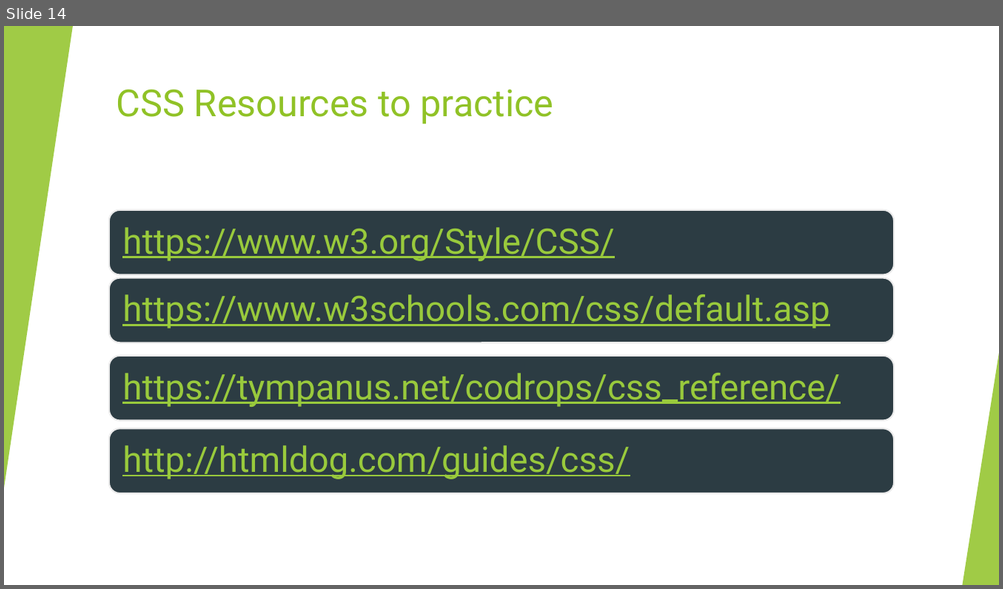
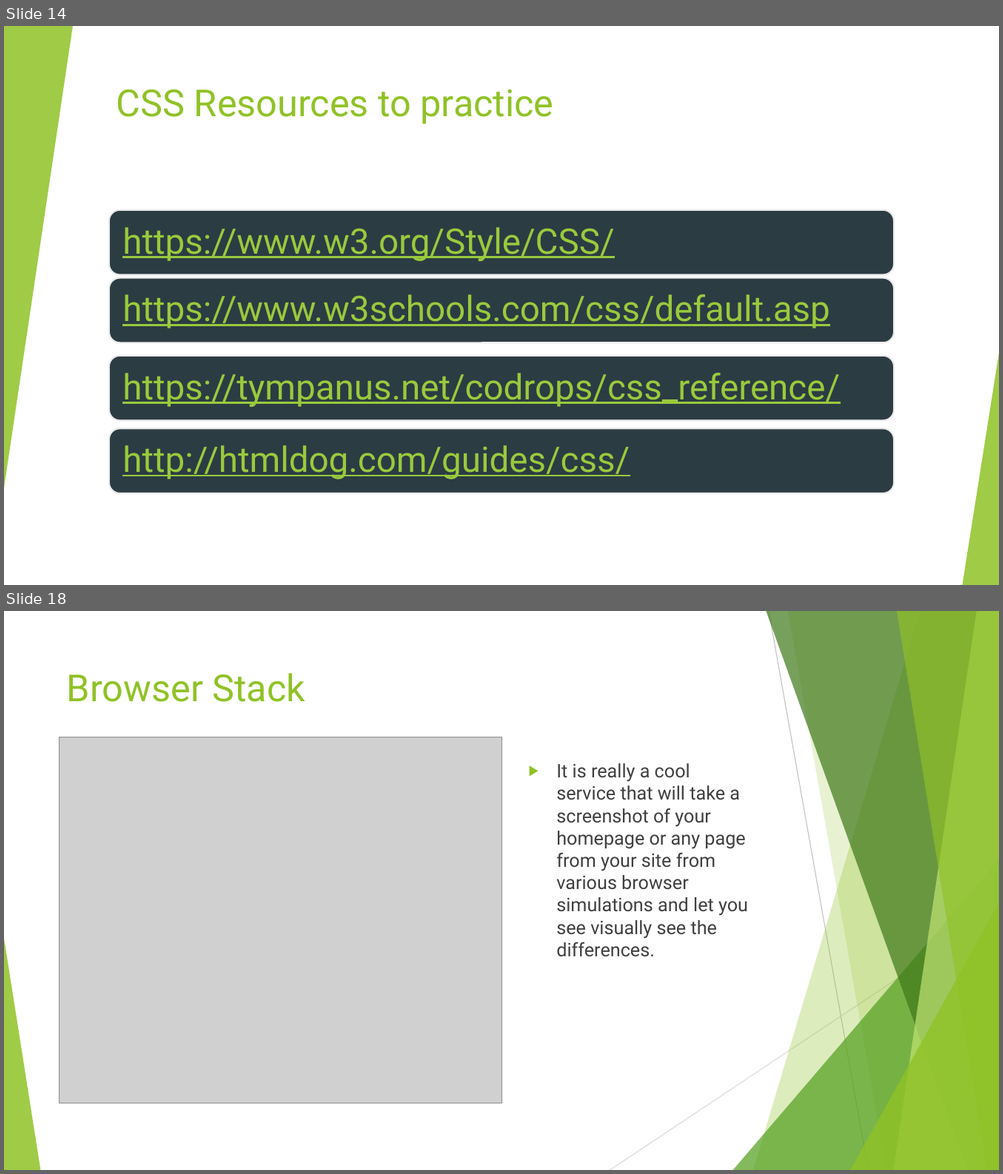
Before and after one commit to anumsh/Introduction-To-CSS, a slide deck: Introduction-to-CSS.pptx. Shown one above the other, each under a label of ours: slide 14 before the commit, slides 14 and 18 after it; the slides between them are not shown. The pictures are 1003x589 and 1003x1174 pixels, drawn with LibreOffice and Linux fonts; fonts in the diff are those of the drawing; grey boxes stand for pictures. Boxes give left, top, right and bottom in pixels: in the first picture for what was removed or moved away, otherwise in the second. Text is boxed around its words. In the diff, an @@ line names an element or a change of style, - is before the commit and + after.

Commit message:
feat: Browser Support

```diff
--- a/Introduction-to-CSS.pptx
+++ b/Introduction-to-CSS.pptx
@@ slide 18 added at (4,611,999,1170), background #FFFFFF; not listed: 10 template elements that a slide beside it also shows @@
@@ title added at (67,673,306,702), 36 pt, text #90C226 @@
+Browser Stack
@@ picture added at (60,737,502,1104) @@
@@ text added at (556,763,748,957), 18 pt, text #404040 @@
+▶ It is really a cool service that will take a screenshot of your homepage or any page from your site from various browser simulations and let you see visually see the differences.
```
Also in this commit, not shown: 1 slide changed, 2 other slides added.
